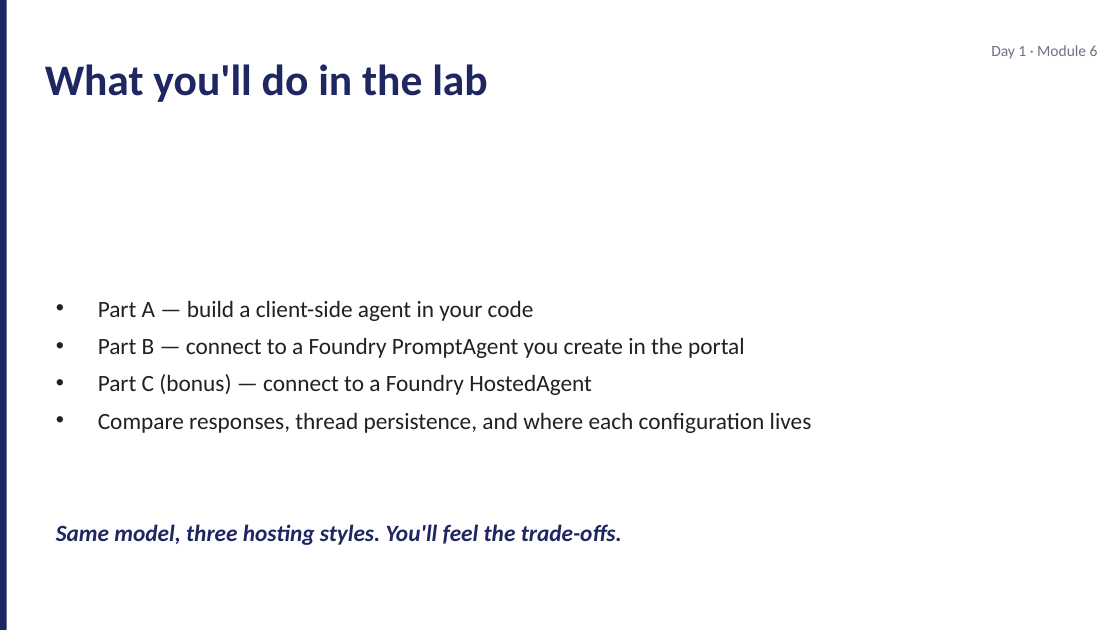
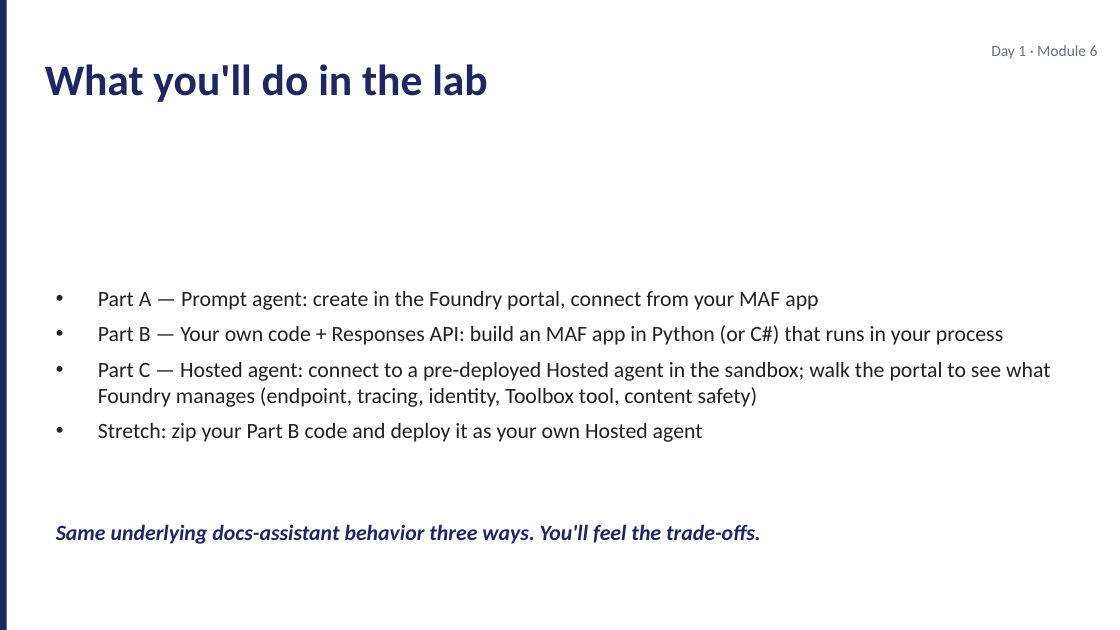
Before and after one commit to JimPiquant/Building-AI-Apps-and-Agents, a slide deck: slide 12 of decks/day1/module-6-hosting-styles.pptx (slide 11 before the commit). Drawn at 1120x630 pixels with LibreOffice and Linux fonts; fonts in the diff are those of the drawing. Boxes give left, top, right and bottom in pixels: in the first picture for what was removed or moved away, otherwise in the second. Text is boxed around its words. In the diff, an @@ line names an element or a change of style, - is before the commit and + after.

```diff
--- a/decks/day1/module-6-hosting-styles.pptx
+++ b/decks/day1/module-6-hosting-styles.pptx
@@ text at <box>98,291,1051,442</box>: text changed; size 15 to 14 pt @@
-• Part A — build a client-side agent in your code
-• Part B — connect to a Foundry PromptAgent you create in the portal
-• Part C (bonus) — connect to a Foundry HostedAgent
-• Compare responses, thread persistence, and where each configuration lives
+• Part A — Prompt agent: create in the Foundry portal, connect from your MAF app
+• Part B — Your own code + Responses API: build an MAF app in Python (or C#) that runs in your process
+• Part C — Hosted agent: connect to a pre-deployed Hosted agent in the sandbox; walk the portal to see what Foundry manages (endpoint, tracing, identity, Toolbox tool, content safety)
+• Stretch: zip your Part B code and deploy it as your own Hosted agent
@@ text at <box>56,524,761,544</box>: text changed; size 15 to 14 pt @@
-Same model, three hosting styles. You'll feel the trade-offs.
+Same underlying docs-assistant behavior three ways. You'll feel the trade-offs.
```
Also in this commit, not shown: 7 other slides changed, 5 slides added, 4 slides removed, 26 other files.
